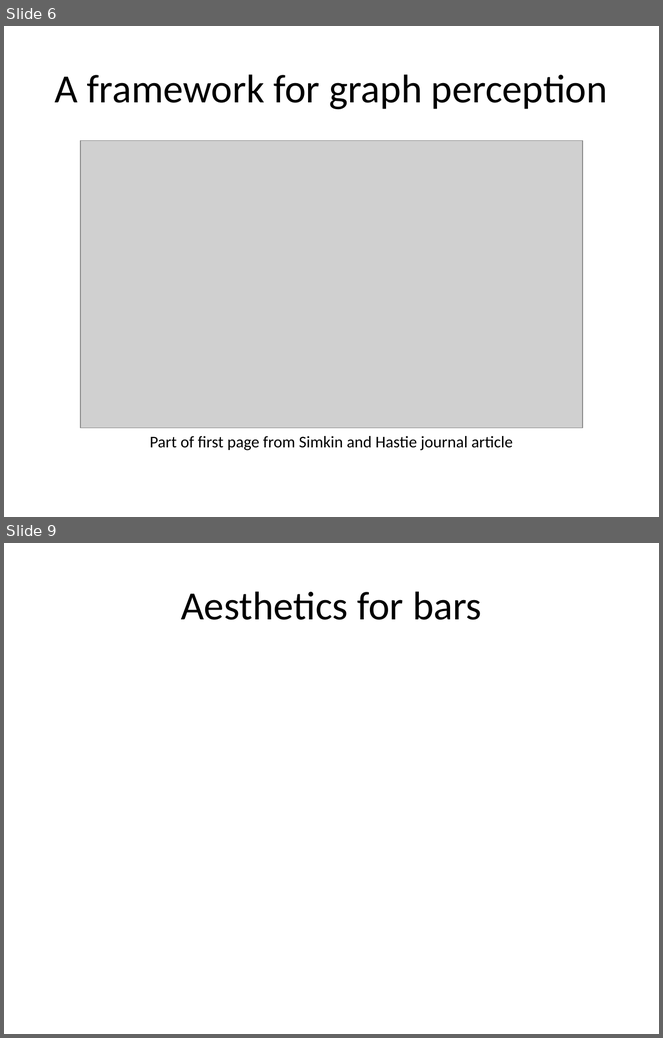
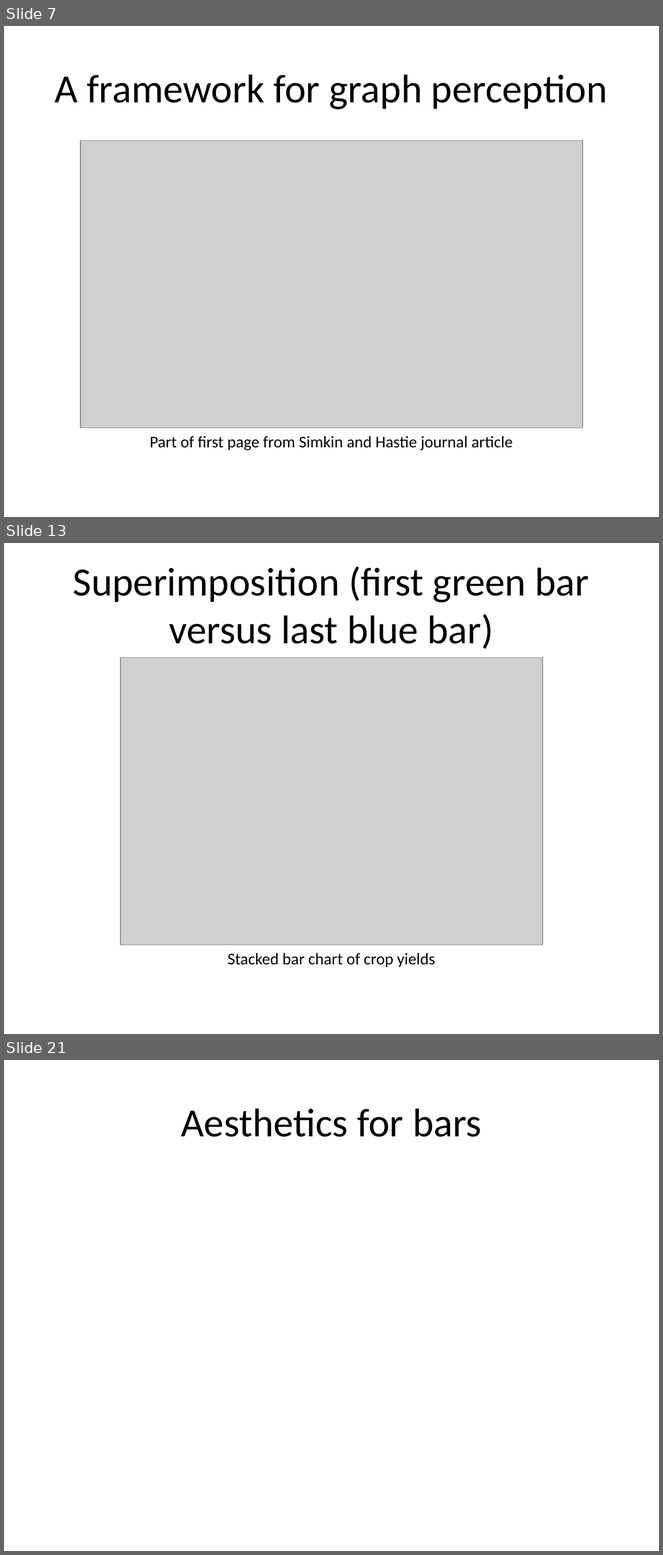
Before and after one commit to pmean/data-visualization, a slide deck: src/data-visualization-02-bars.pptx. Shown one above the other, each under a label of ours: slides 6 and 9 before the commit, slides 7, 13 and 21 after it; the slides between them are not shown. The pictures are 663x1038 and 663x1555 pixels, drawn with LibreOffice and Linux fonts; fonts in the diff are those of the drawing; grey boxes stand for pictures. Boxes give left, top, right and bottom in pixels: in the first picture for what was removed or moved away, otherwise in the second. Text is boxed around its words. In the diff, an @@ line names an element or a change of style, - is before the commit and + after.

```diff
--- a/src/data-visualization-02-bars.pptx
+++ b/src/data-visualization-02-bars.pptx
@@ slide 13 added at box(4, 543, 659, 1034), background #FFFFFF @@
@@ title added at box(73, 566, 589, 649), 44 pt, text #000000 @@
+Superimposition (first green bar versus last blue bar)
@@ picture added at box(120, 657, 543, 945) @@
@@ text added at box(228, 953, 435, 967), 18 pt, text #000000 @@
+Stacked bar chart of crop yields
@@ what was slide 6 is now slide 7 @@
@@ what was slide 9 is now slide 21 @@
```
Also in this commit, not shown: 2 slides changed, 12 other slides added, 1 slide removed, 10 other files.
